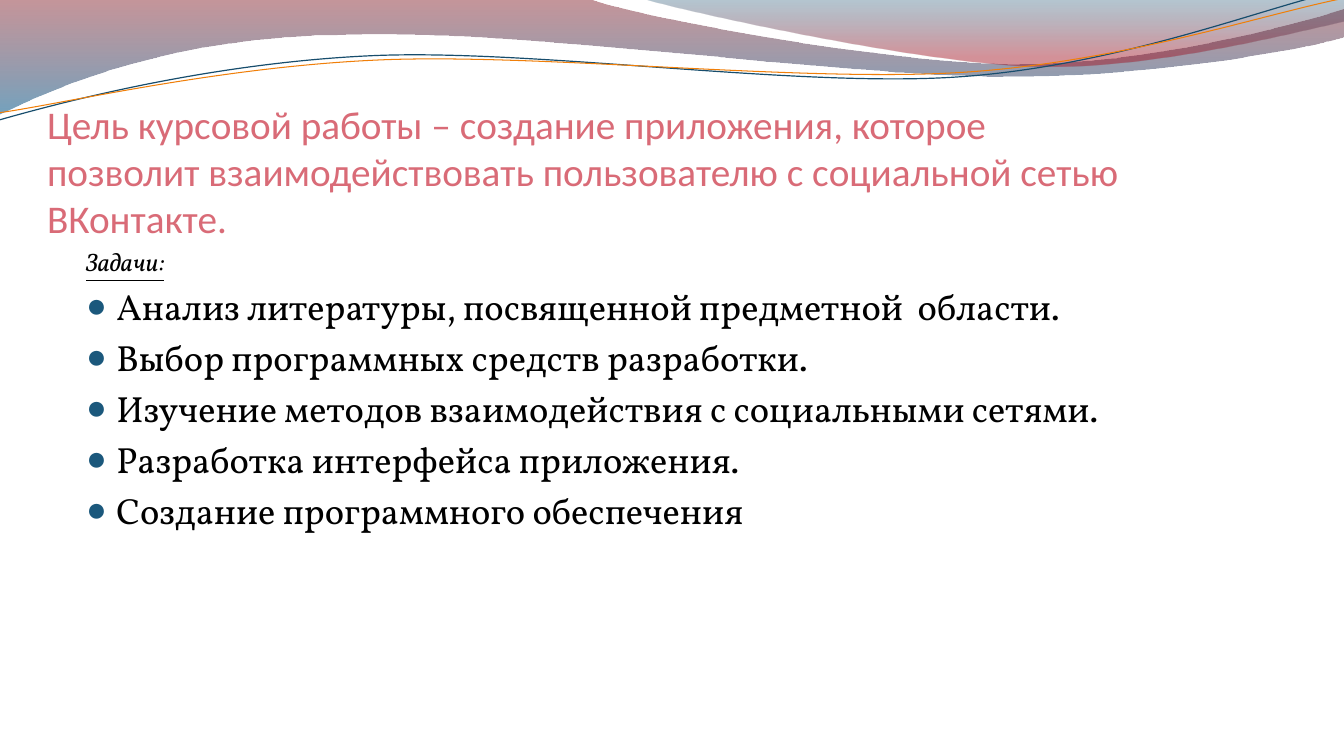
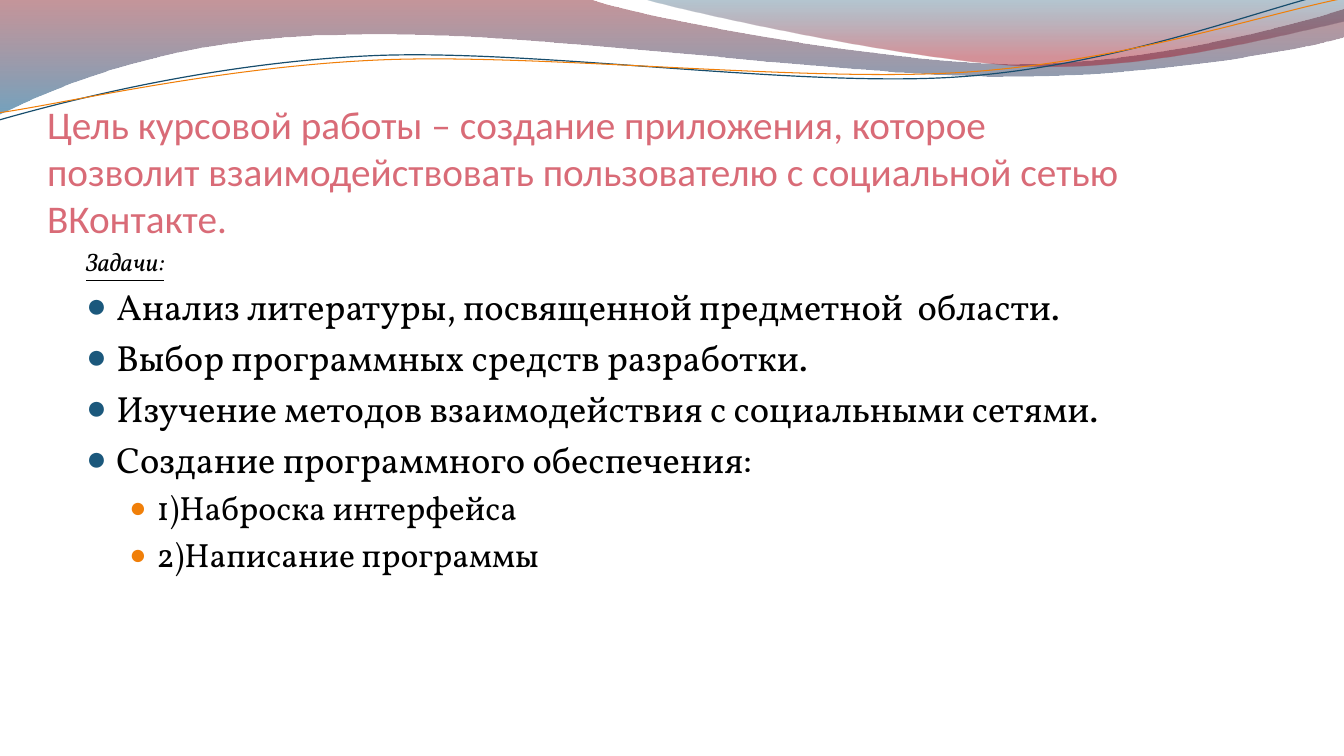
Before and after one commit to valek97/4_kurs_sem_7, a slide deck: slide 2 of Презентация/Критенко.pptx. Drawn at 1344x756 pixels with LibreOffice and Linux fonts; fonts in the diff are those of the drawing; background and template pictures are left out. Boxes give left, top, right and bottom in pixels: in the first picture for what was removed or moved away, otherwise in the second. Text is boxed around its words. In the diff, an @@ line names an element or a change of style, - is before the commit and + after.

```diff
--- a/Презентация/Критенко.pptx
+++ b/Презентация/Критенко.pptx
@@ text at [116,447,752,576]: text changed; size 26 to 24 pt @@
-● Разработка интерфейса приложения.
-● Создание программного обеспечения
+● Создание программного обеспечения:
+  ● 1)Наброска интерфейса
+  ● 2)Написание программы
```
Also in this commit, not shown: 2 other files.
